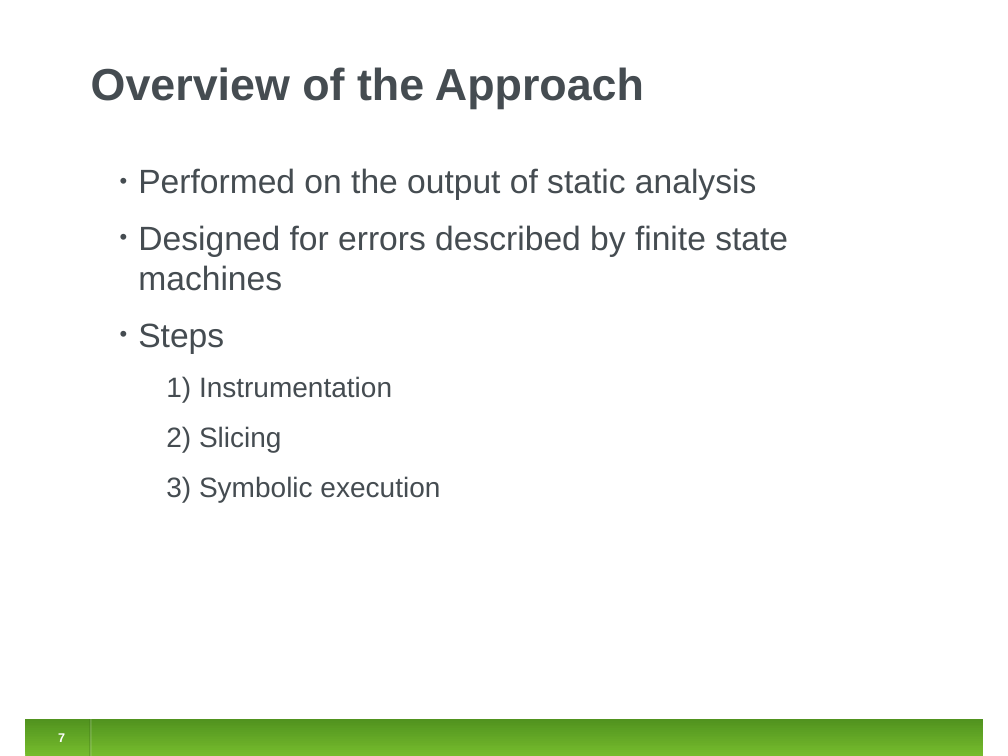
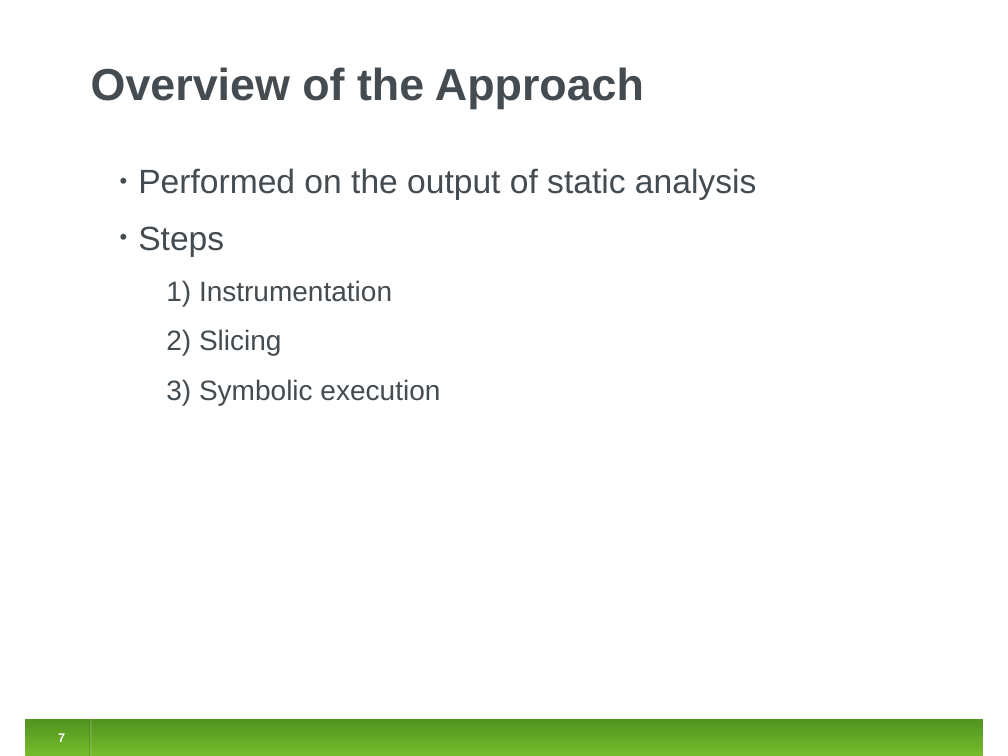
Before and after one commit to jirislaby/writings, a slide deck: slide 7 of presentations/fmics2012.odp. Drawn at 1008x756 pixels with LibreOffice and Linux fonts; fonts in the diff are those of the drawing. Boxes give left, top, right and bottom in pixels: in the first picture for what was removed or moved away, otherwise in the second. Text is boxed around its words. In the diff, an @@ line names an element or a change of style, - is before the commit and + after.

```diff
--- a/presentations/fmics2012.odp
+++ b/presentations/fmics2012.odp
@@ text at (x1=138, y1=225, x2=788, y2=291): paragraph removed @@
-• Designed for errors described by finite state machines
```
Also in this commit, not shown: 6 other slides changed, 1 slide added.
